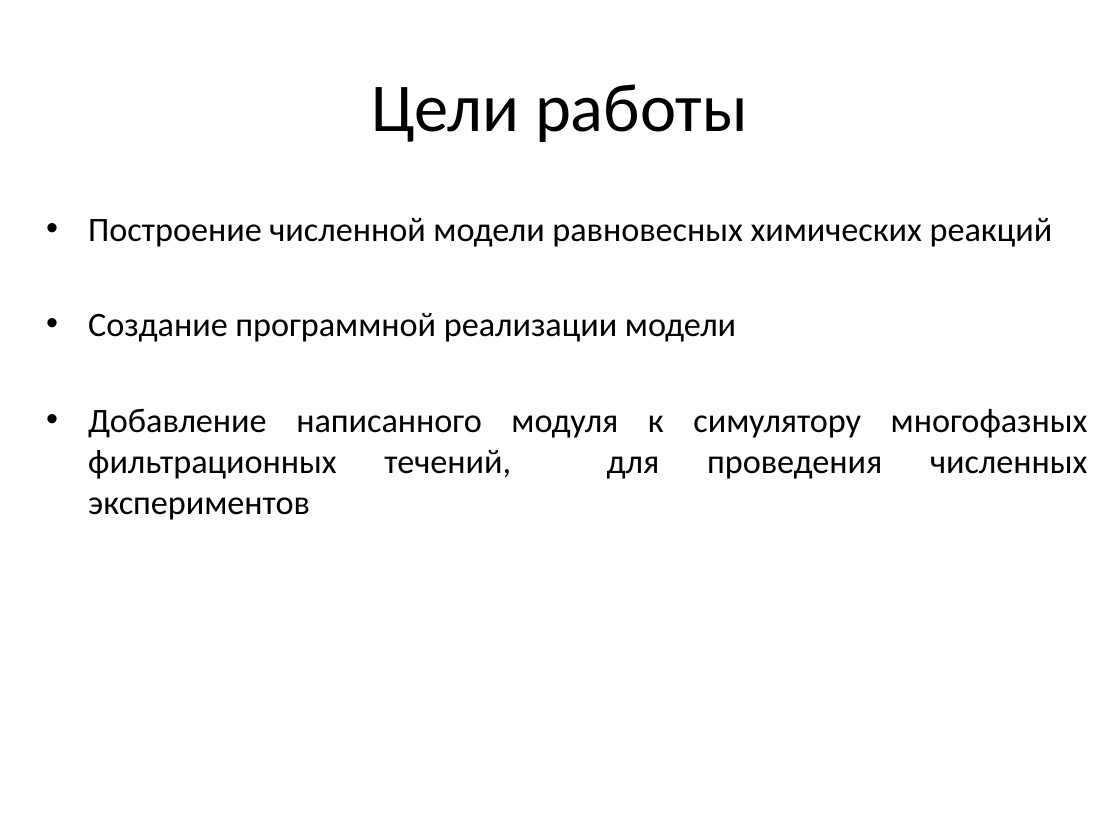
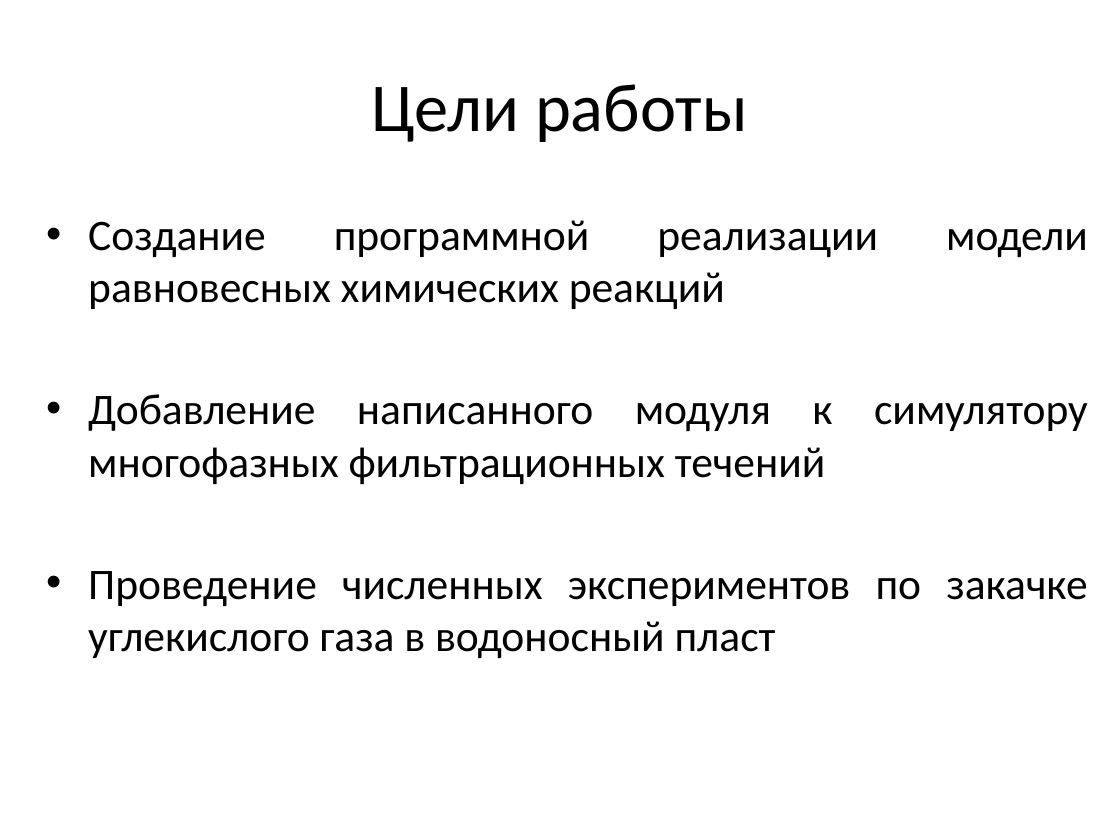
Before and after one commit to GrininViktor/Diplom, a slide deck: slide 2 of Презентация.pptx. Drawn at 1120x840 pixels with LibreOffice and Linux fonts; fonts in the diff are those of the drawing. Boxes give left, top, right and bottom in pixels: in the first picture for what was removed or moved away, otherwise in the second. Text is boxed around its words. In the diff, an @@ line names an element or a change of style, - is before the commit and + after.

```diff
--- a/Презентация.pptx
+++ b/Презентация.pptx
@@ text at (88,220,1088,658): text changed; size 22 to 28 pt @@
-• Построение численной модели равновесных химических реакций
-• Создание программной реализации модели
-• Добавление написанного модуля к симулятору многофазных фильтрационных течений, для проведения численных экспериментов
+• Создание программной реализации модели равновесных химических реакций
+• Добавление написанного модуля к симулятору многофазных фильтрационных течений
+• Проведение численных экспериментов по закачке углекислого газа в водоносный пласт
```
Also in this commit, not shown: 10 other slides changed, 5 slides added, 1 slide removed, 2 other files.
